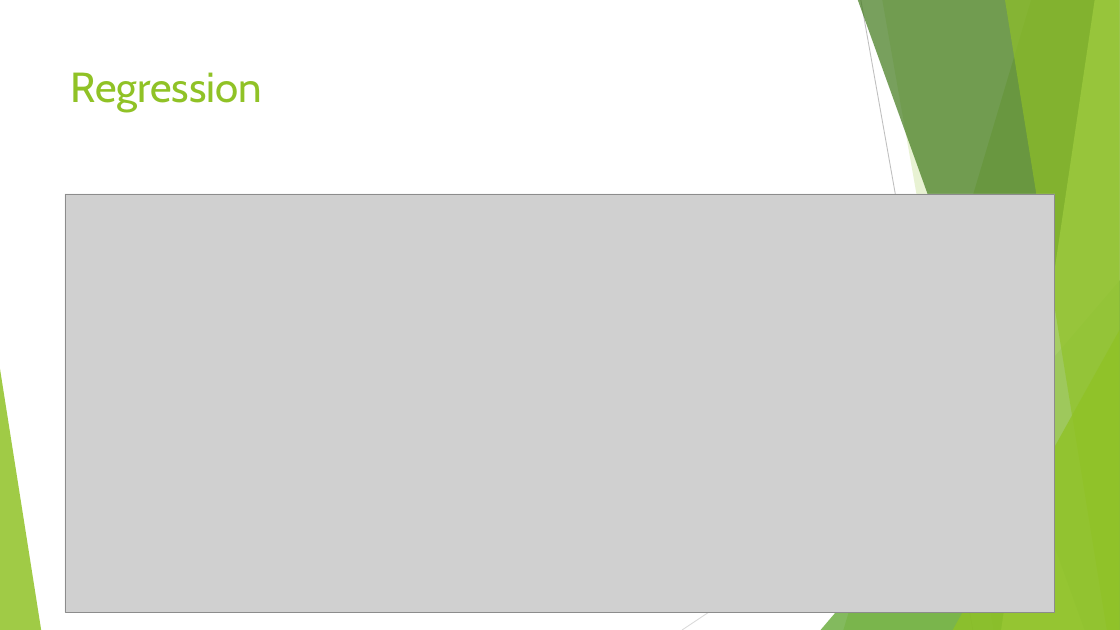
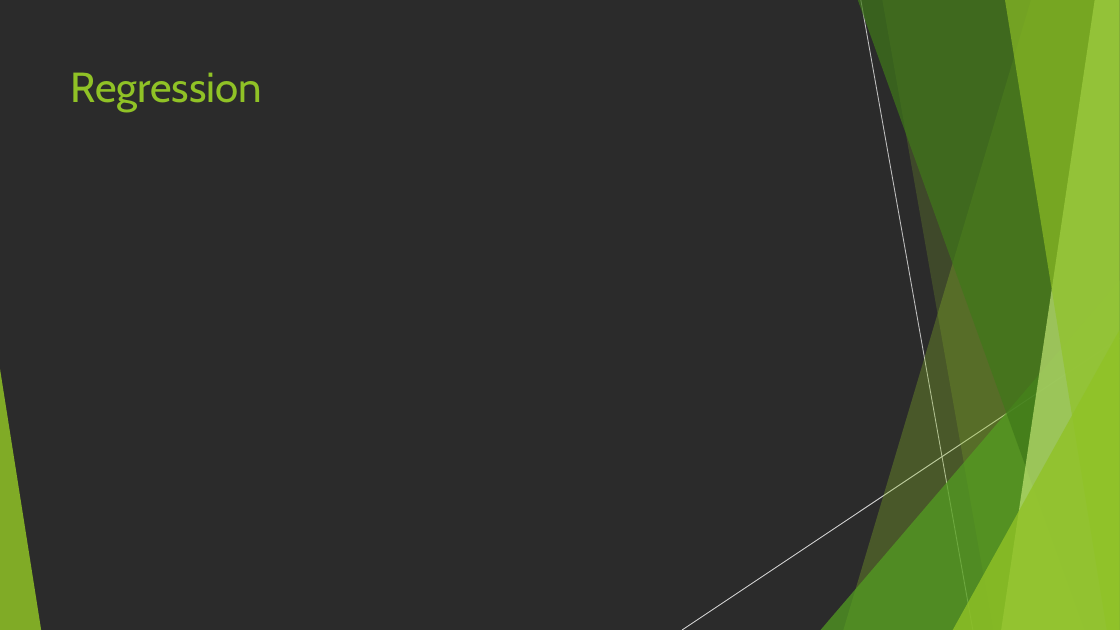
Before and after one commit to tylerparker22/work_to_show, a slide deck: slide 8 of Scolarship Symposium.pptx (slide 7 before the commit). Drawn at 1120x630 pixels with LibreOffice and Linux fonts; fonts in the diff are those of the drawing; grey boxes stand for pictures; background and template pictures are left out; a plain dark background stands for a picture behind light text. Boxes give left, top, right and bottom in pixels: in the first picture for what was removed or moved away, otherwise in the second. Text is boxed around its words. In the diff, an @@ line names an element or a change of style, - is before the commit and + after.

```diff
--- a/Scolarship Symposium.pptx
+++ b/Scolarship Symposium.pptx
@@ background #FFFFFF to picture (left out) @@
@@ picture removed at (65, 194, 1055, 613) @@
```
Also in this commit, not shown: 3 other slides changed, 4 slides added, 2 slides removed, 8 other files.
